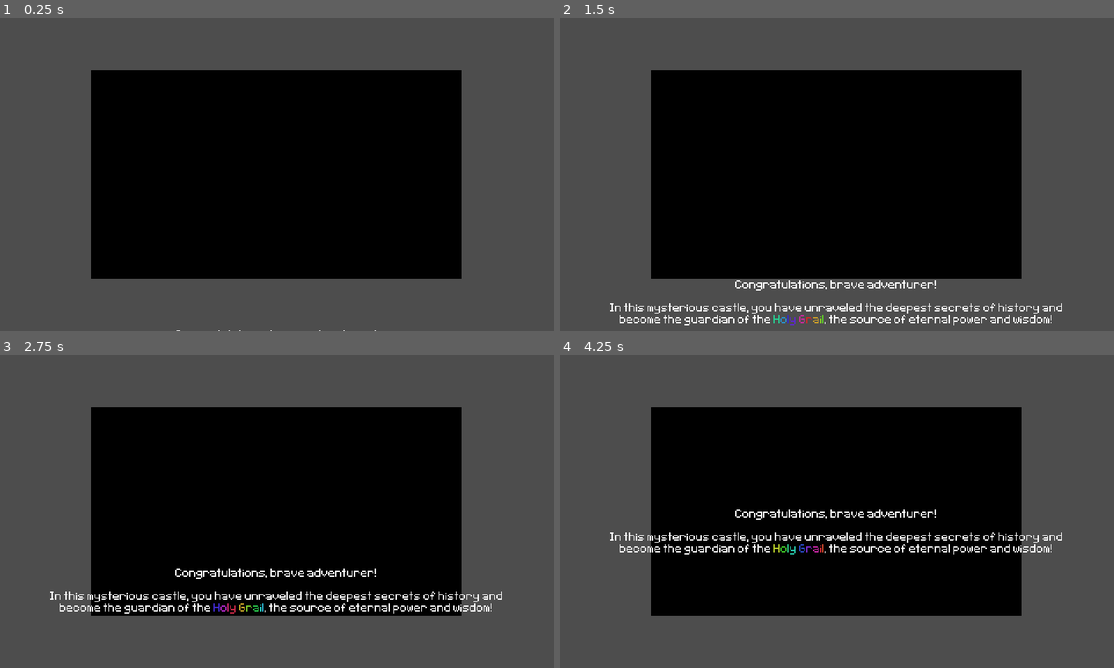
Above: before the commit, frames 1-4 (two rows, left to right).
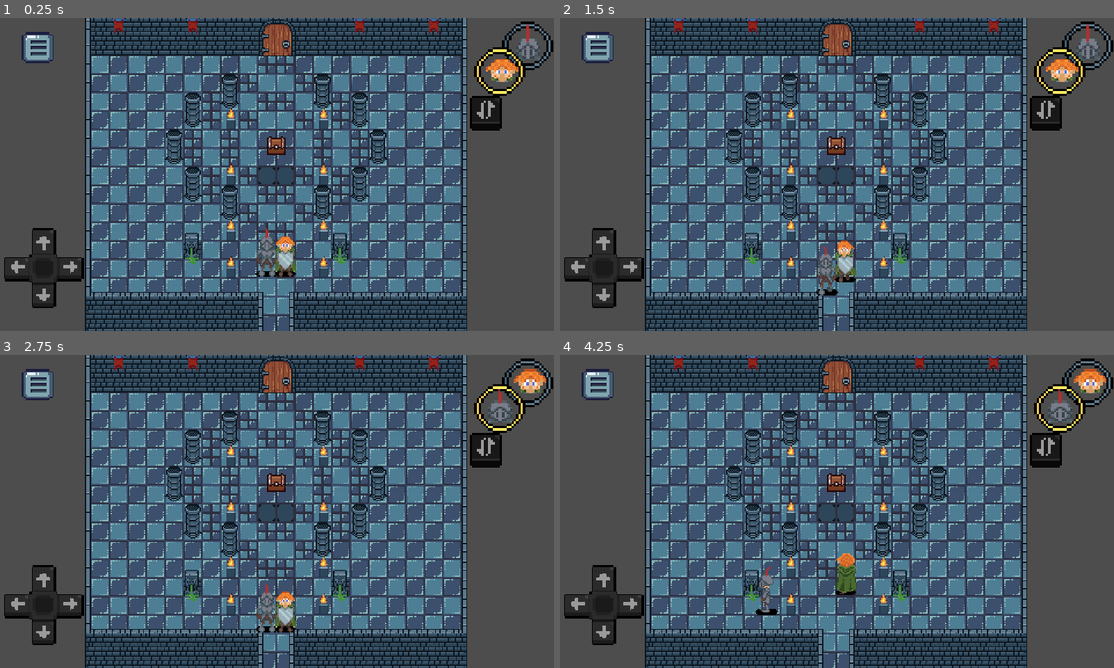
Above: after the commit, the same moments.

Repository: gumaciel/awesome-game-jam-01
Game: Godot game, scene res://scenes/main/main.tscn
The game is run twice, just before and just after one commit, with the same random seed, the same clock (stepped at 60 frames per second) and the same inputs. The engine's default icon, where the game draws it, is replaced by a stand-in: a white triangle on a blue panel in a dark square.
Inputs (mouse positions are in pixels of both pictures, inside the frame that each line leads up to):
- Up to frame 1 (0.25 s): no input
- Up to frame 2 (1.5 s): move the mouse to (958, 158) at 0.52 s; hold D (move_right) 0.53-1.28 s; hold J (alternate) 0.53-1.28 s; click (958, 158) at 0.67 s; move the mouse to (726, 190) at 1.27 s; hold S (move_down) from 1.28 s (still down); tap J (alternate) at 1.35 s
- Up to frame 3 (2.75 s): move the mouse to (332, 442) at 2.02 s; release S (move_down) at 2.03 s; hold D (move_right) from 2.03 s (still down); hold J (alternate) from 2.03 s (still down)
- Up to frame 4 (4.25 s): move the mouse to (809, 574) at 2.77 s; release D (move_right) at 2.78 s; release J (alternate) at 2.78 s; hold W (move_up) 2.78-3.53 s; tap J (alternate) at 2.85 s; click (809, 574) at 2.92 s; move the mouse to (1003, 558) at 3.52 s; hold A (move_left) from 3.53 s (still down); hold J (alternate) from 3.53 s (still down)

The runs differ from the first frame. In frame 1, 73% of the frame differs, in the area x 0-100%, y 0-100%; in frame 2, 73%; in frame 3, 73%; in frame 4, 73%.

Commit message:
Update project.godot

Diff:
--- a/project.godot
+++ b/project.godot
@@ -18,7 +18,7 @@
 boot_splash/fullsize=false
 config/icon="res://icon.png"
 boot_splash/minimum_display_time=1000
-run/main_scene.debug="res://scenes/ending/ending.tscn"
+run/main_scene.debug="res://scenes/levels/grall_room.tscn"
 config/mobile_debug.debug=true
 
 [autoload]
